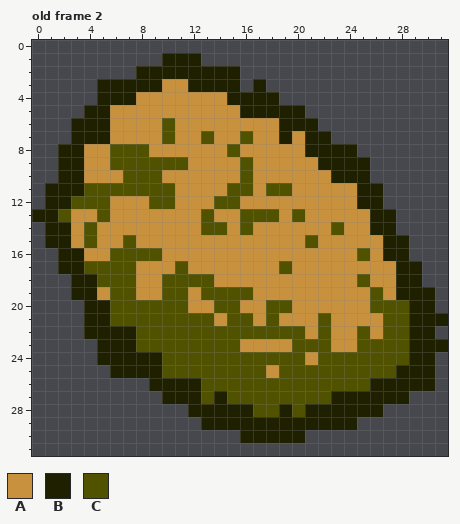
One commit to this pixel-art file: Assets/Asteroids/Swarm/swarm_asteroid_V1.aseprite. This is how it looked before the edit.
32x32 pixels, 2 frames. Shown: old frame 2. The commit also changed other frames, which this record leaves out.
Visible layers, top first: "Outline", "Details", "Body".
Palette (. is transparent): A #c8913e  B #1f2000  C #515200
Pixels before, old frame 2, first column x 0:
 1 ..........BBB...................
 2 ........BBBBBBBB................
 3 .....BBBBBAABBBB.B..............
 4 .....BBBAAAAAAABBBB.............
 5 ....BBAAAAAAAAAABBBBB...........
 6 ...BBBAAAACAAAAAAAABBB..........
 7 ...BBBAAAACAACAACAABABB.........
 8 ..BBAACCCAAAAAACAAAAABBBB.......
 9 ..BBAACCCCCCAAAACAAAAABBBB......
10 ..BBAAACCCAAAAAACAAAAAABBB......
11 .BBBCCCCCCCAAAACCACCAAAAABB.....
12 .BBCCCAAACCAAACCAAAAAAAAABB.....
13 BBCAACAAAAAAACAACCCACAAAAABB....
14 .BBACAAAAAAAACCACAAAAAACAABB....
15 .BBACAACAAAAAAAAAAAAACAAAAABB...
16 ..BBAACCCCAAAAAAAAAAAAAAACABB...
17 ..BBCCCCAAACAAAAAAACAAAAAAAABB..
18 ...BBCCCAACCCCAAAAAAAAAAACAABB..
19 ...BBACCAACCACCCCAAAAAAAAACABBB.
20 ....BBCCCCCCAACCAACCAAAAAACCCBB.
21 ....BBCCCCCCCCACCACAAACAAAACCBBB
22 ....BBBBCCCCCCCCCCCCCACAACACCBB.
23 .....BBBCCCCCCCCAAAACCCAACCCCBBB
24 .....BBBBBCCCCCCCCCCCACCCCCCCBB.
25 ......BBBBCCCCCCCCACCCCCCCCCBBB.
26 .........BBBBCCCCCCCCCCCCCBBBBB.
27 ..........BBBCBCCCCCCCCBBBBBB...
28 ............BBBBBCCBCBBBBBB.....
29 .............BBBBBBBBBBBB.......
30 ................BBBBB...........
After the commit:
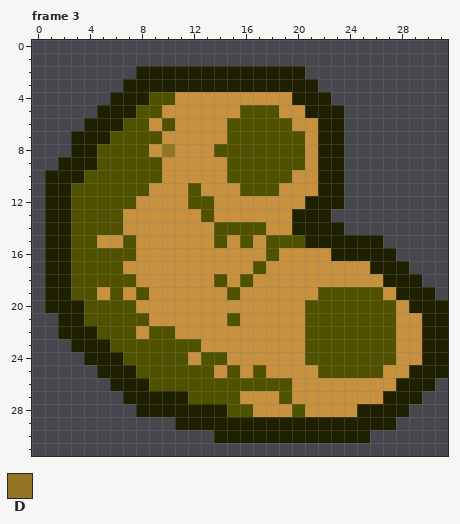
Colours new in this view: D #937523
A new or re-ordered frame is compared with the old frame closest to it.
The exact change:
frames 2 -> 7
Changed rows in their new state; - is an unchanged pixel.
Frame 3 is new; against old frame 2, layers "Outline", "Details", "Body":
first column x 0:
 1 ----------...-------------------
 2 ----------------BBBBB-----------
 3 -----..---BB----B-BBBB----------
 4 -----.--BCC----AAAAABBB---------
 5 ----.-BBCC------CCCAABBB--------
 6 ---.--BCC------CCCCCAABB--------
 7 ------CCCCA--A-C-CCCCA-B--------
 8 --.-BC----D---C-CCCCCA--.-------
 9 ----BC----AA---C-CCCC---..------
10 -B--CCC--------C-CCC--B-..------
11 ---C-----AA-C--A-C-A--BB...-----
12 ------CC-AA-CCAA-----BBB...-----
13 .-BCC-C---------AAA-BBB.....----
14 ---C-CC------A-C-C--BBBB....----
15 ---C----------C-C-CCCBBBBBB..---
16 -B-CCC--AA--------C----BBBB-.---
17 -B-C---A---A-----C-A------BB-.--
18 -BBCC-----AAAAC-C--------A-B----
19 -BBCC--AC-AA-AA-A-----CCCC------
20 -BBBCC--AAAA--AA--AA-CCCCC--A--B
21 --BBCC---AAAAA--A-A--C-CCCC-AA--
22 --BB-CCCA--AAAAAAAAAAC-CC-C-AA-B
23 ---BB-CC-----AAA----A--CC---AA--
24 ----B--CCC--A--AAAAAAC------AA-B
25 -----B--CC----A-A--AAA-----AA--B
26 ------BBBCCCC-------AAAAAAAA----
27 -------BBB--C-C-AAA-AAAAAAA--B--
28 --------BBBB---CCAAA-AAAA--BB---
29 -----------BB------------BBB----
30 --------------BB-----BBBBB------
